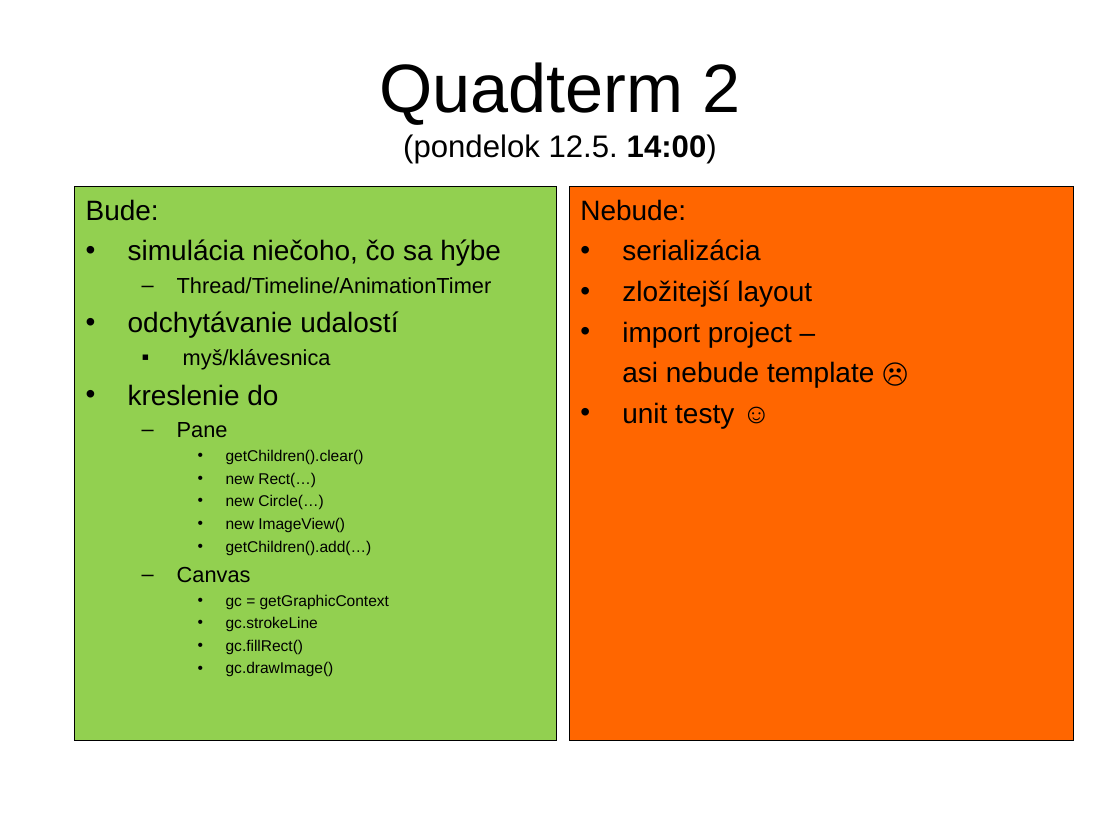
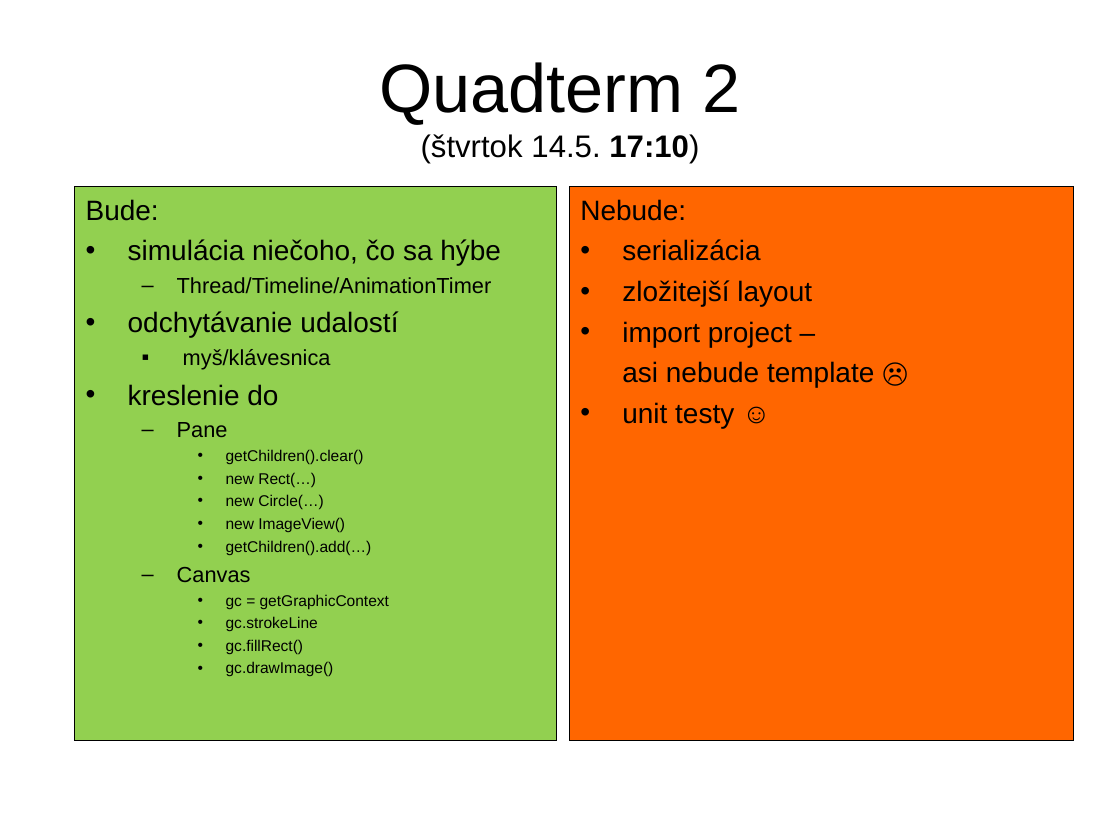
Before and after one commit to Programovanie4/Prednasky, a slide deck: slide 17 of 12/12_java.ppt (slide 18 before the commit). Drawn at 1120x840 pixels with LibreOffice and Linux fonts; fonts in the diff are those of the drawing. Boxes give left, top, right and bottom in pixels: in the first picture for what was removed or moved away, otherwise in the second. Text is boxed around its words. In the diff, an @@ line names an element or a change of style, - is before the commit and + after.

```diff
--- a/12/12_java.ppt
+++ b/12/12_java.ppt
@@ title at (x1=379, y1=62, x2=740, y2=163): text changed @@
-Quadterm 2
-(pondelok 12.5. 14:00)
+Quadterm 2
+(štvrtok 14.5. 17:10)
```
Also in this commit, not shown: 1 other slide changed, 2 slides removed, 4 other files.
